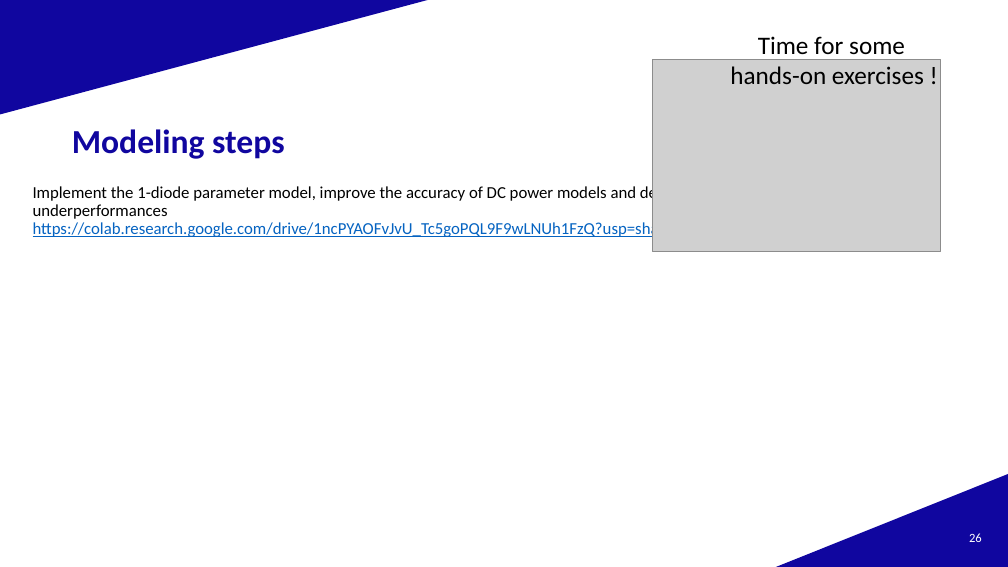
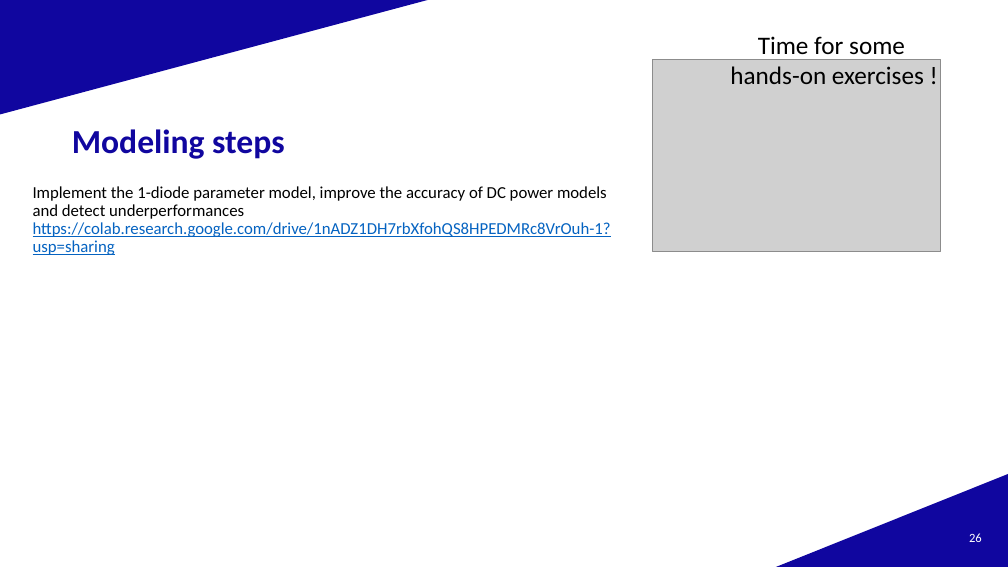
Before and after one commit to AlexandreHugoMathieu/pvfault_detection_solar_academy, a slide deck: slide 26 of slides/2024/slides_20241209.pptx. Drawn at 1008x567 pixels with LibreOffice and Linux fonts; fonts in the diff are those of the drawing; grey boxes stand for pictures; background and template pictures are left out. Boxes give left, top, right and bottom in pixels: in the first picture for what was removed or moved away, otherwise in the second. Text is boxed around its words. In the diff, an @@ line names an element or a change of style, - is before the commit and + after.

```diff
--- a/slides/2024/slides_20241209.pptx
+++ b/slides/2024/slides_20241209.pptx
@@ text at box(33, 186, 611, 255): text changed @@
-Implement the 1-diode parameter model, improve the accuracy of DC power models and detect underperformances
-https://colab.research.google.com/drive/1ncPYAOFvJvU_Tc5goPQL9F9wLNUh1FzQ?usp=sharing
+Implement the 1-diode parameter model, improve the accuracy of DC power models and detect underperformances
+https://colab.research.google.com/drive/1nADZ1DH7rbXfohQS8HPEDMRc8VrOuh-1?usp=sharing
```
